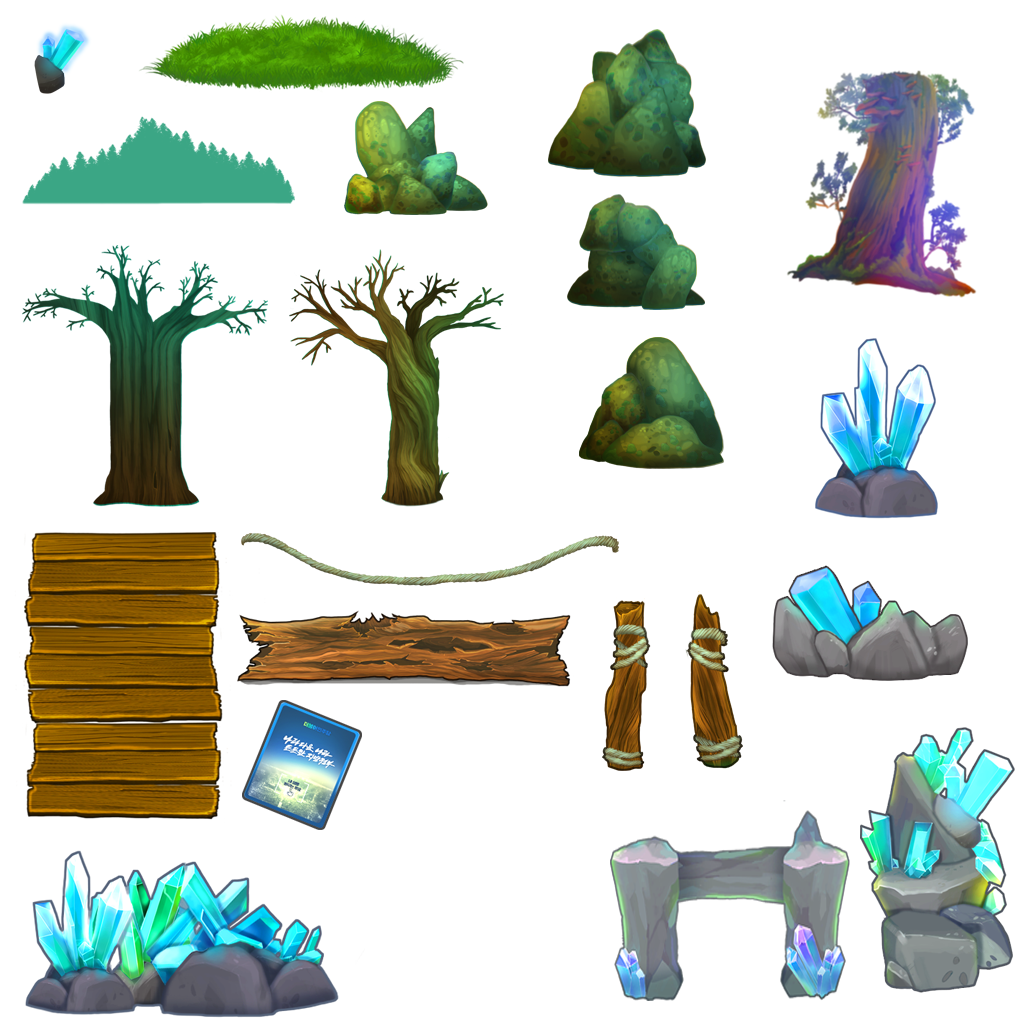
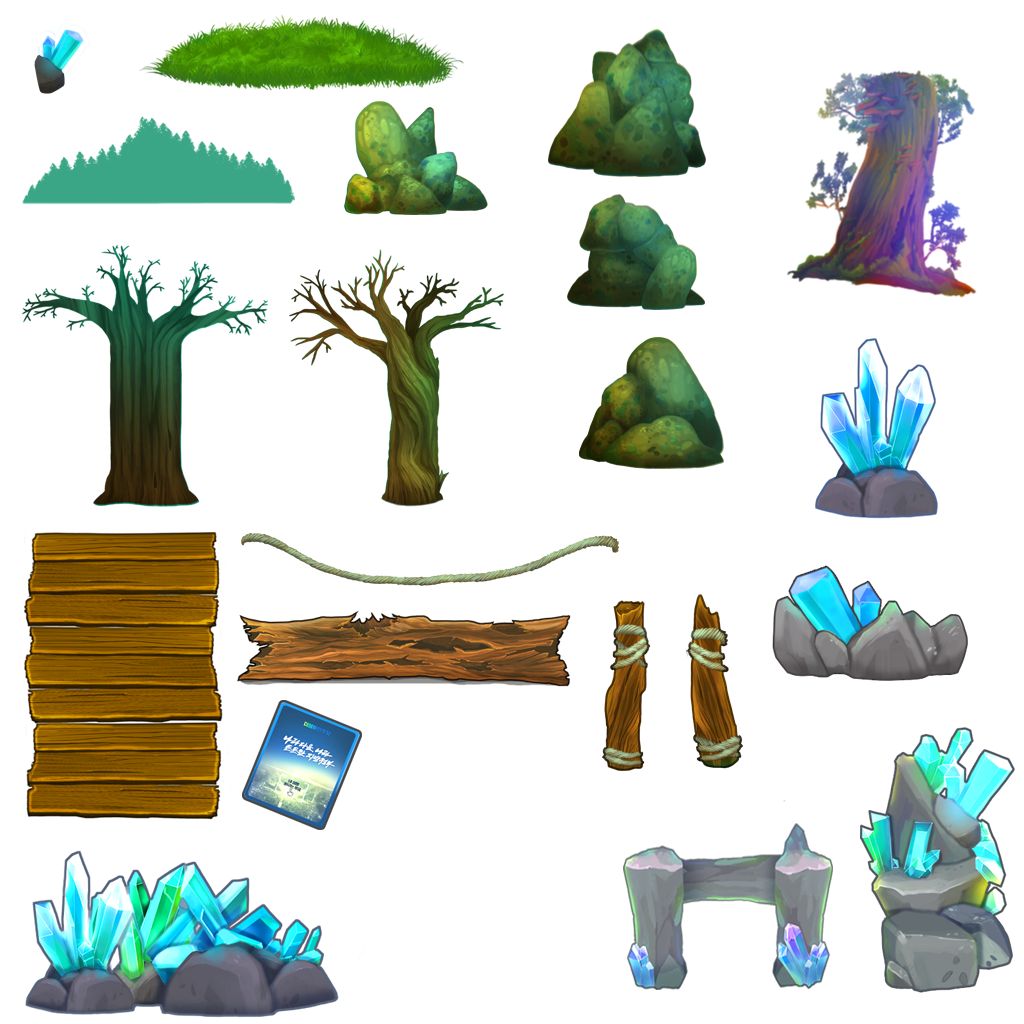
Comparing the layer stacks of the two 1024px x 1024px images. Changes:
painted on "Layer 17" over [37, 24, 850, 1001]
